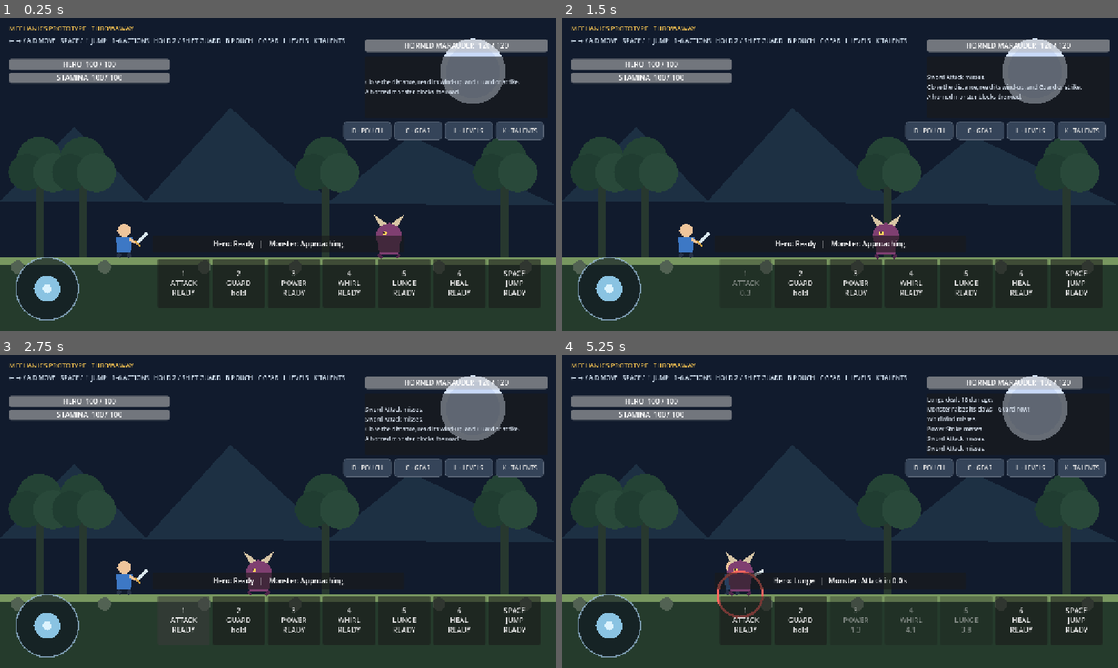
Above: before the commit, frames 1-4 (two rows, left to right).
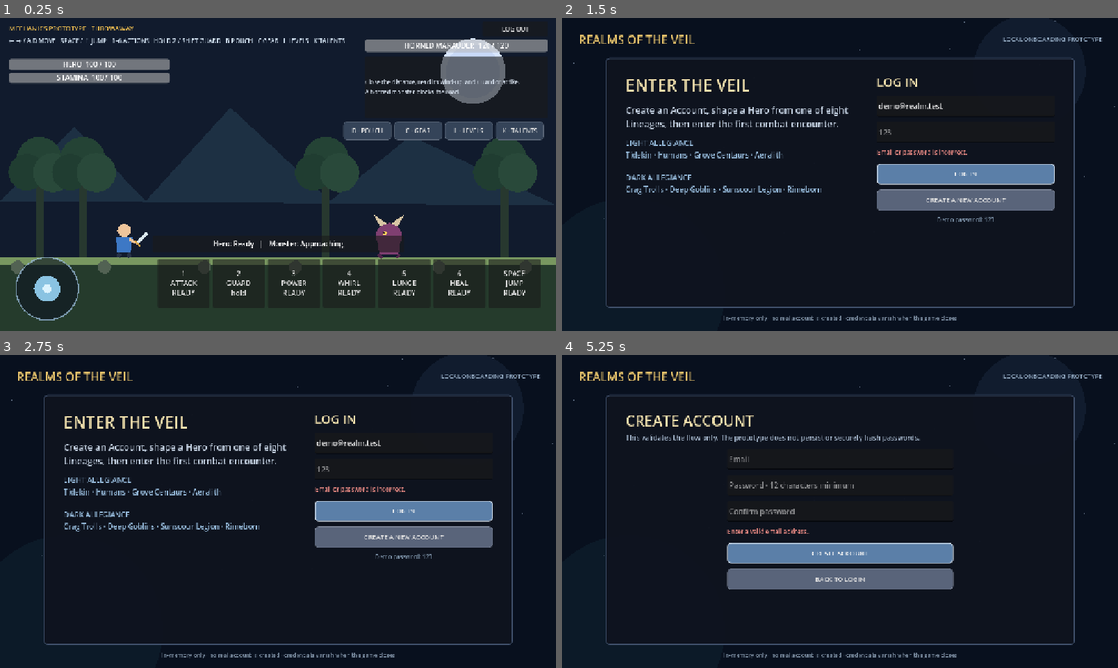
Above: after the commit, the same moments.

Repository: DibranMulder/2D-platform-game
Game: Godot game, scene res://prototypes/combat_arena/combat_arena.tscn
Same seed, same stepped clock (60 frames per second), same inputs: the game is played once before the commit and once after it. This scene is started directly instead of the project's main scene.
Inputs (mouse positions are in pixels of both pictures, inside the frame that each line leads up to):
- Up to frame 1 (0.25 s): no input
- Up to frame 2 (1.5 s): click (1079, 27) at 0.5 s, where only the run after the commit has a clickable "LOG OUT"; click "1 ATTACK READY" (after the commit: "LOG IN") at 1.25 s
- Up to frame 3 (2.75 s): click "1 ATTACK READY" (after the commit: "LOG IN") at 2 s
- Up to frame 4 (5.25 s): click (967, 536) at 2.75 s, where only the run after the commit has a clickable "CREATE A NEW ACCOUNT"; click "3 POWER READY" (after the commit: "CREATE ACCOUNT") at 3.5 s; click "4 WHIRL READY" (after the commit: "CREATE ACCOUNT") at 4.25 s; click "5 LUNGE READY" (after the commit: "CREATE ACCOUNT") at 5 s

The runs differ from the first frame. In frame 1, less than 0.1% of the frame differs, in the area x 90-95%, y 2-5%; in frame 2, 44%; in frame 3, 44%; in frame 4, 50%, in the area x 0-100%, y 0-100%.

Commit message:
Add arena logout and lineage art direction

Diff:
--- a/client/prototypes/combat_arena/combat_arena.gd
+++ b/client/prototypes/combat_arena/combat_arena.gd
@@ -23,6 +23,7 @@
 @onready var heal_button: Button = $HUD/Hotbar/SecondWind
 @onready var jump_button: Button = $HUD/Hotbar/Jump
 @onready var prototype_badge: Label = $HUD/PrototypeBadge
+@onready var logout_button: Button = $HUD/LogoutButton
 
 var _joystick_value := Vector2.ZERO
 var _previous_joystick_y := 0.0
@@ -71,6 +72,7 @@
     guard_button.button_down.connect(_on_guard_button_down)
     guard_button.button_up.connect(_on_guard_button_up)
     restart_button.pressed.connect(_restart_encounter)
+    logout_button.pressed.connect(_logout)
 
     _add_combat_message("A horned monster blocks the road.")
     _add_combat_message("Close the distance, read its wind-up, and Guard or strike.")
@@ -149,6 +151,14 @@
     get_tree().reload_current_scene()
 
 
+func _logout() -> void:
+    if get_tree().has_meta("selected_hero"):
+        get_tree().remove_meta("selected_hero")
+    if get_tree().has_meta("prototype_hero_profiles"):
+        get_tree().remove_meta("prototype_hero_profiles")
+    get_tree().change_scene_to_file("res://prototypes/onboarding/onboarding.tscn")
+
+
 func _add_combat_message(message: String) -> void:
     _combat_messages.push_front(message)
     if _combat_messages.size() > 6:
--- a/client/prototypes/combat_arena/combat_arena.tscn
+++ b/client/prototypes/combat_arena/combat_arena.tscn
@@ -69,6 +69,15 @@
 theme_override_font_sizes/font_size = 14
 text = "← → / A D MOVE   SPACE / ↑ JUMP   1–6 ACTIONS   HOLD 2 / SHIFT GUARD   B POUCH   C GEAR   L LEVELS   K TALENTS"
 autowrap_mode = 2
+
+[node name="LogoutButton" type="Button" parent="HUD"]
+offset_left = 1110.0
+offset_top = 8.0
+offset_right = 1260.0
+offset_bottom = 42.0
+focus_mode = 0
+theme_override_font_sizes/font_size = 14
+text = "LOG OUT"
 
 [node name="HeroHealth" type="ProgressBar" parent="HUD"]
 offset_left = 20.0
Not shown, changed: client/prototypes/combat_arena/README.md
Not shown, changed: docs/design/0006-account-and-hero-onboarding.md
Not shown, added: docs/design/0008-playable-lineage-art-direction.md
Not shown, changed: docs/design/README.md
